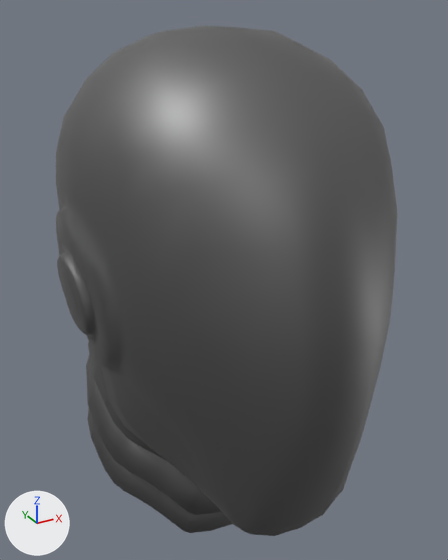
A saved change to the FBX model Blender/UEFY2.0 - Armor Assets/ExportedFbx/SkeletalMesh/DefaultHead/SK_DefaultHead.fbx.
The view is the same before and after, from a camera (50 mm lens) standing at (-0.16, -0.279, 1.834) and looking at (0.005, 0.02, 1.684). Lighting does not change. The marker at lower left points along +X, +Y and +Z. Where no turn or scale is listed for an object, it has been applied to the vertices.

Objects in the first picture: 'DefaultHeadMesh.001'.
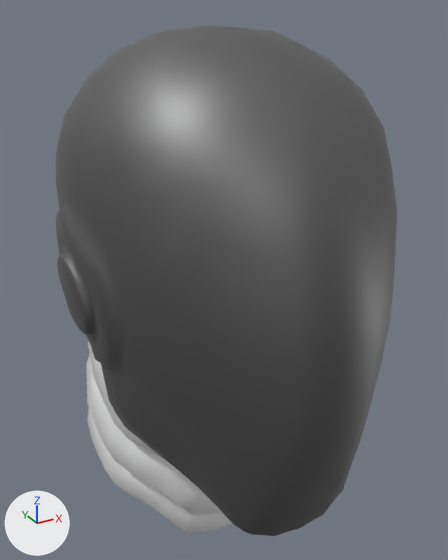
Boxes (x1, y1, x2, y2) around the edits, measured in the pictures (448 x 560 px):
part 1 of me_sk_mannequin_018, recoloured: (86, 342, 232, 533) in both

What changed in the scene script:
```text
Add mat_joints:
    mat_joints = principled_material('Joints')
    mat_joints.base_color = (0.8, 0.8, 0.8)  # white #e7e7e7
Change me_sk_mannequin_018:
    where me_sk_mannequin_018.from_pydata(...)  # 1699 vertices, 3382 faces; spans x -0.089..0.089, y -0.097..0.128, z 1.511..1.825
    used by ob_defaultheadmesh_001; location = (0.0, 0.0, 0.0)
    me_sk_mannequin_018 part 1: 1422 of the faces centred in x -0.075..0.075, y -0.024..0.126, z 1.512..1.692 switch from mat_m_ue4man_body (grey #808080) to mat_joints (white #e7e7e7)
```
